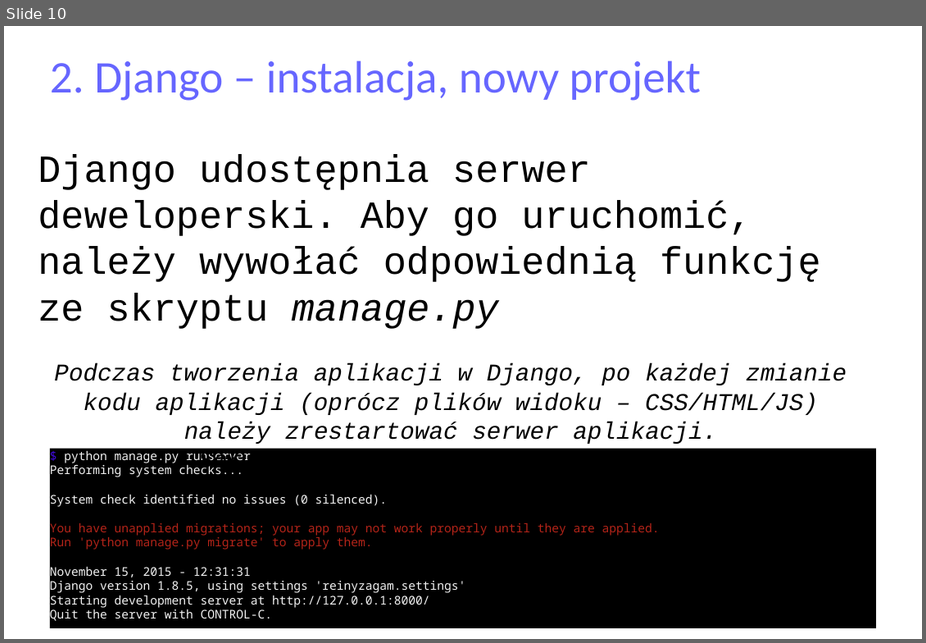
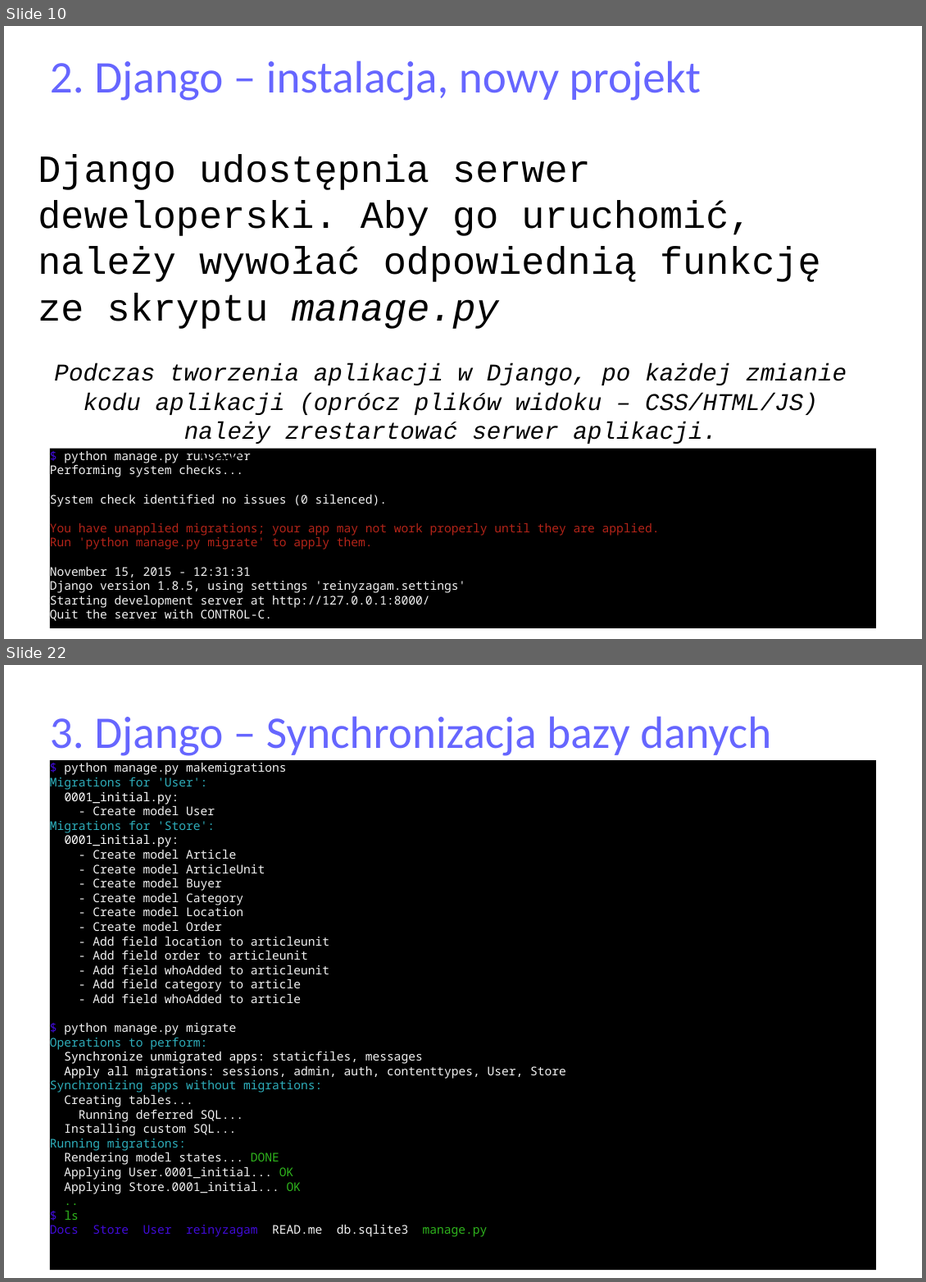
Before and after one commit to matulik/reinyzagam, a slide deck: Docs/presentation.odp. Shown one above the other, each under a label of ours: slide 10 before the commit, slides 10 and 22 after it; the slides between them are not shown. The pictures are 926x643 and 926x1282 pixels, drawn with LibreOffice and Linux fonts; fonts in the diff are those of the drawing. Boxes give left, top, right and bottom in pixels: in the first picture for what was removed or moved away, otherwise in the second. Text is boxed around its words. In the diff, an @@ line names an element or a change of style, - is before the commit and + after.

```diff
--- a/Docs/presentation.odp
+++ b/Docs/presentation.odp
@@ slide 22 added at (x1=4, y1=665, x2=922, y2=1278), background #FFFFFF @@
@@ title added at (x1=50, y1=716, x2=772, y2=756), 37.7 pt, text #6666FF @@
+3. Django – Synchronizacja bazy danych
@@ rectangle added at (x1=50, y1=760, x2=876, y2=1269), fill #000000, 10 pt, text #F2F2F2 @@
+$ python manage.py makemigrations
+Migrations for 'User':
+0001_initial.py:
+- Create model User
+Migrations for 'Store':
+0001_initial.py:
+- Create model Article
+- Create model ArticleUnit
+- Create model Buyer
+- Create model Category
+- Create model Location
+- Create model Order
+- Add field location to articleunit
+- Add field order to articleunit
+- Add field whoAdded to articleunit
+- Add field category to article
+- Add field whoAdded to article
+$ python manage.py migrate
+Operations to perform:
+Synchronize unmigrated apps: staticfiles, messages
+Apply all migrations: sessions, admin, auth, contenttypes, User, Store
+Synchronizing apps without migrations:
+Creating tables...
+Running deferred SQL...
+Installing custom SQL...
+Running migrations:
+Rendering model states... DONE
+Applying User.0001_initial... OK
+Applying Store.0001_initial... OK
+..
+$ ls
+Docs Store User reinyzagam READ.me db.sqlite3 manage.py
```
Also in this commit, not shown: 3 slides changed, 11 other slides added, 4 other files.
